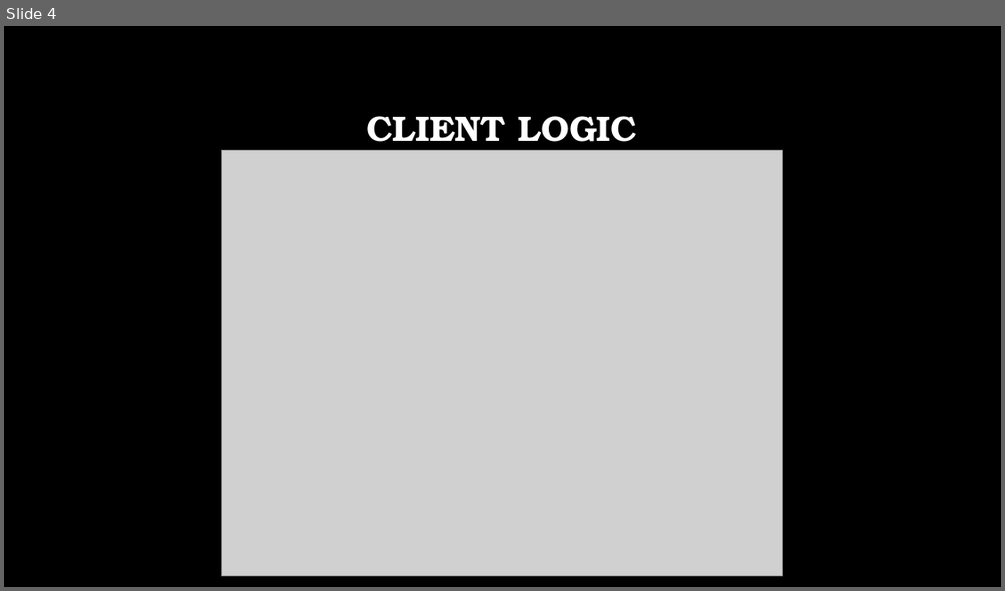
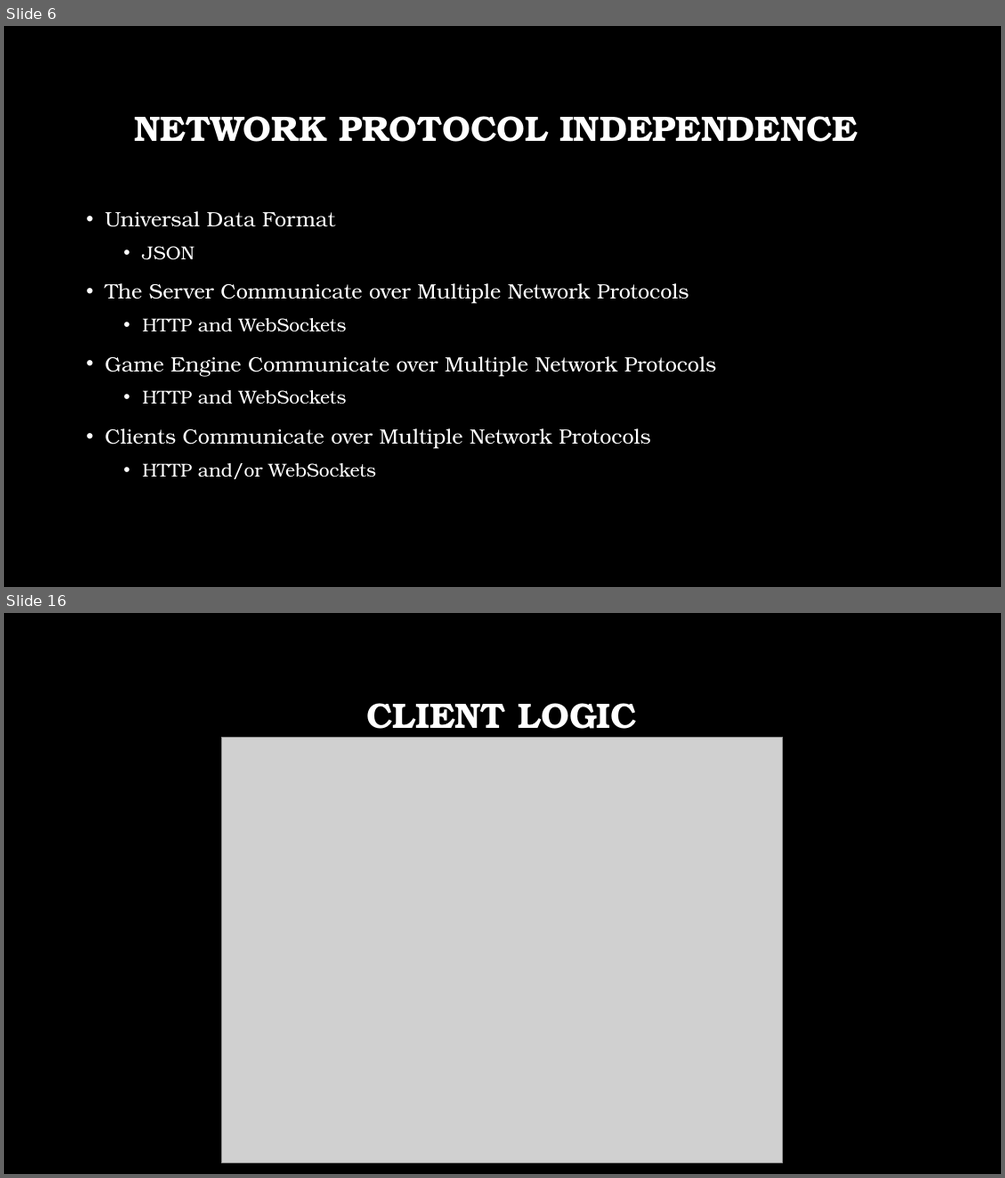
Before and after one commit to DragonRider0o0/CS-4670-Project, a slide deck: CS 4670 – Final Project.pptx. Shown one above the other, each under a label of ours: slide 4 before the commit, slides 6 and 16 after it; the slides between them are not shown. The pictures are 1005x591 and 1005x1178 pixels, drawn with LibreOffice and Linux fonts; fonts in the diff are those of the drawing; grey boxes stand for pictures; background and template pictures are left out. Boxes give left, top, right and bottom in pixels: in the first picture for what was removed or moved away, otherwise in the second. Text is boxed around its words. In the diff, an @@ line names an element or a change of style, - is before the commit and + after.

```diff
--- a/CS 4670 – Final Project.pptx
+++ b/CS 4670 – Final Project.pptx
@@ slide 6 added at [4,26,1001,587], background picture (left out) @@
@@ title added at [134,116,858,142], 34 pt, text #FFFFFF, bold @@
+NETWORK PROTOCOL INDEPENDENCE
@@ text added at [105,211,716,479], 20 pt, text #FFFFFF @@
+• Universal Data Format
+  • JSON
+• The Server Communicate over Multiple Network Protocols
+  • HTTP and WebSockets
+• Game Engine Communicate over Multiple Network Protocols
+  • HTTP and WebSockets
+• Clients Communicate over Multiple Network Protocols
+  • HTTP and/or WebSockets
@@ what was slide 4 is now slide 16 @@
```
Also in this commit, not shown: 4 slides changed, 14 other slides added, 6 other files.
